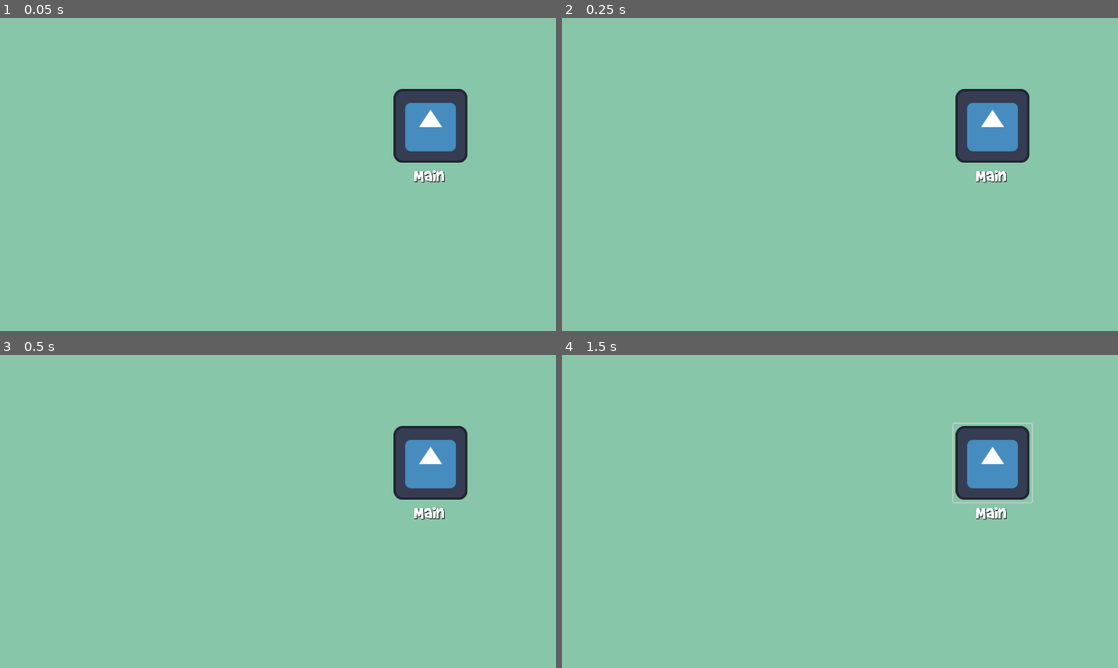
Above: before the commit, frames 1-4 (two rows, left to right).
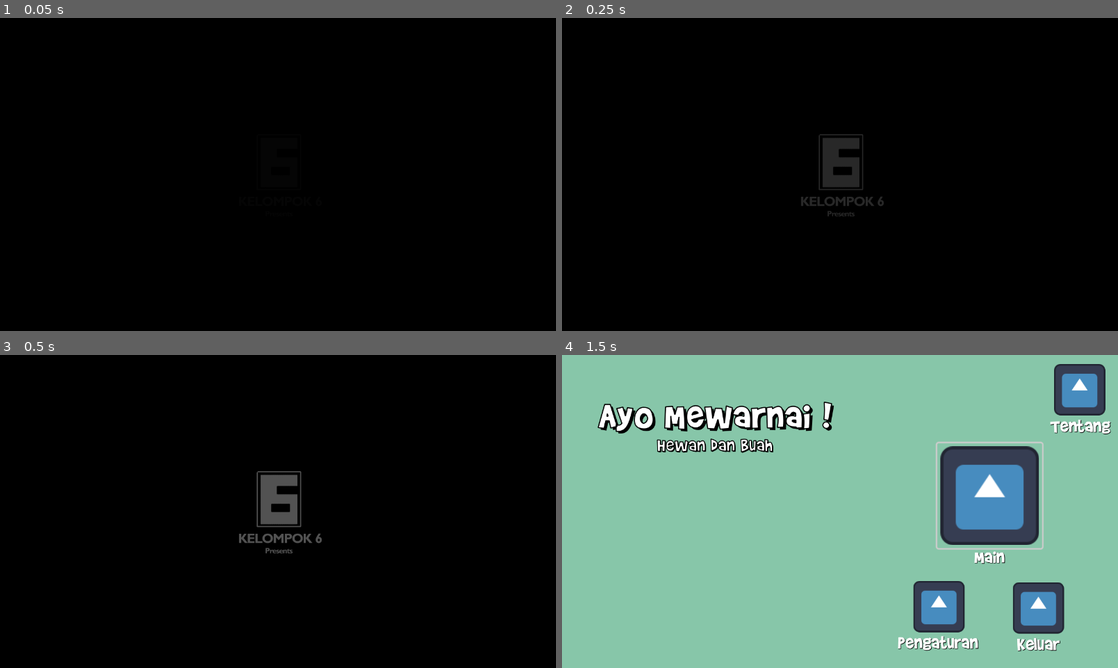
Above: after the commit, the same moments.

Repository: mziyadrahmani/Project-Tekmed-Kelompok-6
Game: Godot game, scene res://Mainmenu/splash.tscn
The game is run twice, just before and just after one commit, with the same random seed, the same clock (stepped at 60 frames per second) and the same inputs. Before the commit the project starts from res://Mainmenu/mainmenu.tscn. The engine's default icon, where the game draws it, is replaced by a stand-in: a white triangle on a blue panel in a dark square.
Inputs (mouse positions are in pixels of both pictures, inside the frame that each line leads up to):
- Up to frame 1 (0.05 s): no input
- Up to frame 2 (0.25 s): no input
- Up to frame 3 (0.5 s): no input
- Up to frame 4 (1.5 s): click (990, 461) at 0.52 s; click (990, 495) at 1.27 s

The runs differ from the first frame. In frame 1, 100% of the frame differs, in the area x 0-100%, y 0-100%; in frame 2, 100%; in frame 3, 100%; in frame 4, 15%.

Commit message:
2nd

Diff:
--- /dev/null
+++ b/Mainmenu/Pengaturan.gd
@@ -0,0 +1,6 @@
+extends Control
+
+
+
+func _on_button_button_up():
+	$Settings.visible = true;
--- /dev/null
+++ b/Mainmenu/Settings/Settings.gd
@@ -0,0 +1,15 @@
+extends Control
+
+
+# Called when the node enters the scene tree for the first time.
+func _ready():
+	pass # Replace with function body.
+
+
+# Called every frame. 'delta' is the elapsed time since the previous frame.
+func _process(delta):
+	pass
+
+
+func _on_kembali_button_up():
+	visible = false;
--- /dev/null
+++ b/Mainmenu/Settings/Settings.tscn
@@ -0,0 +1,114 @@
+[gd_scene load_steps=3 format=3 uid="uid://faceumod6kuk"]
+
+[ext_resource type="Script" path="res://Mainmenu/Settings/Settings.gd" id="1_8tpsr"]
+[ext_resource type="Theme" uid="uid://dgx0l2ofu1ds4" path="res://Mainmenu/maintheme.tres" id="1_ubafa"]
+
+[node name="Settings" type="Control"]
+layout_mode = 3
+anchors_preset = 15
+anchor_right = 1.0
+anchor_bottom = 1.0
+grow_horizontal = 2
+grow_vertical = 2
+script = ExtResource("1_8tpsr")
+
+[node name="ColorRect" type="ColorRect" parent="."]
+offset_left = -502.0
+offset_top = -191.0
+offset_right = 1994.0
+offset_bottom = 911.0
+color = Color(0.611765, 0.717647, 0.894118, 1)
+
+[node name="Label" type="Label" parent="."]
+layout_mode = 1
+anchors_preset = 5
+anchor_left = 0.5
+anchor_right = 0.5
+offset_left = -145.0
+offset_top = 28.0
+offset_right = 145.0
+offset_bottom = 113.0
+grow_horizontal = 2
+theme = ExtResource("1_ubafa")
+theme_override_font_sizes/font_size = 71
+text = "Pengaturan"
+
+[node name="VBoxContainer" type="VBoxContainer" parent="."]
+layout_mode = 1
+anchors_preset = 8
+anchor_left = 0.5
+anchor_top = 0.5
+anchor_right = 0.5
+anchor_bottom = 0.5
+offset_left = -365.0
+offset_top = -115.0
+offset_right = 365.0
+offset_bottom = 255.0
+grow_horizontal = 2
+grow_vertical = 2
+
+[node name="Label2" type="Label" parent="VBoxContainer"]
+layout_mode = 2
+theme = ExtResource("1_ubafa")
+theme_override_font_sizes/font_size = 71
+text = "Musik"
+
+[node name="CheckButton" type="CheckButton" parent="VBoxContainer/Label2"]
+layout_mode = 1
+anchors_preset = 6
+anchor_left = 1.0
+anchor_top = 0.5
+anchor_right = 1.0
+anchor_bottom = 0.5
+offset_left = -163.0
+offset_top = -80.5
+offset_right = -0.999939
+offset_bottom = 77.5
+grow_horizontal = 0
+grow_vertical = 2
+scale = Vector2(0.672112, 0.672112)
+pivot_offset = Vector2(81.8317, 72.1606)
+button_pressed = true
+
+[node name="Label3" type="Label" parent="VBoxContainer"]
+layout_mode = 2
+theme = ExtResource("1_ubafa")
+theme_override_font_sizes/font_size = 71
+text = "Efek Suara
+"
+
+[node name="CheckButton2" type="CheckButton" parent="VBoxContainer/Label3"]
+layout_mode = 1
+anchors_preset = 8
+anchor_left = 0.5
+anchor_top = 0.5
+anchor_right = 0.5
+anchor_bottom = 0.5
+offset_left = 202.0
+offset_top = -79.0
+offset_right = 364.0
+offset_bottom = 79.0
+grow_horizontal = 2
+grow_vertical = 2
+scale = Vector2(0.672112, 0.672112)
+pivot_offset = Vector2(81.8317, 72.1606)
+button_pressed = true
+
+[node name="Kembali" type="Button" parent="."]
+layout_mode = 1
+anchors_preset = 8
+anchor_left = 0.5
+anchor_top = 0.5
+anchor_right = 0.5
+anchor_bottom = 0.5
+offset_left = -82.5
+offset_top = 212.0
+offset_right = 82.5
+offset_bottom = 291.0
+grow_horizontal = 2
+grow_vertical = 2
+theme = ExtResource("1_ubafa")
+theme_override_font_sizes/font_size = 59
+text = "Kembali"
+
+[connection signal="button_up" from="Kembali" to="." method="_on_kembali_button_up"]
--- a/Mainmenu/mainmenu.tscn
+++ b/Mainmenu/mainmenu.tscn
@@ -1,7 +1,10 @@
-[gd_scene load_steps=3 format=3 uid="uid://bp5rl2ydy7xlw"]
+[gd_scene load_steps=6 format=3 uid="uid://bp5rl2ydy7xlw"]
 
 [ext_resource type="Theme" uid="uid://dgx0l2ofu1ds4" path="res://Mainmenu/maintheme.tres" id="1_oh0t4"]
 [ext_resource type="Texture2D" uid="uid://dfanxl0hhnc1c" path="res://icon.svg" id="2_30lpi"]
+[ext_resource type="Texture2D" uid="uid://obpx6iottl0o" path="res://Mainmenu/logo prj kel6.png" id="3_7eklf"]
+[ext_resource type="Script" path="res://Mainmenu/Pengaturan.gd" id="3_u8hxn"]
+[ext_resource type="PackedScene" uid="uid://faceumod6kuk" path="res://Mainmenu/Settings/Settings.tscn" id="4_8gd1m"]
 
 [node name="Control" type="Control"]
 layout_mode = 3
@@ -22,16 +25,18 @@
 
 [node name="Main" type="Control" parent="."]
 anchors_preset = 0
-offset_left = 901.0
-offset_top = 158.0
-offset_right = 941.0
-offset_bottom = 198.0
+offset_left = 897.0
+offset_top = 260.0
+offset_right = 937.0
+offset_bottom = 300.0
 
 [node name="Button" type="Button" parent="Main"]
 layout_mode = 0
-offset_right = 136.0
-offset_bottom = 136.0
-scale = Vector2(1.32744, 1.32744)
+offset_left = -33.0
+offset_top = -57.0
+offset_right = 103.0
+offset_bottom = 79.0
+scale = Vector2(1.77352, 1.77352)
 theme = ExtResource("1_oh0t4")
 icon = ExtResource("2_30lpi")
 flat = true
@@ -47,25 +52,97 @@
 
 [node name="Tentang" type="Control" parent="."]
 anchors_preset = 0
-offset_left = 901.0
-offset_top = 158.0
-offset_right = 941.0
-offset_bottom = 198.0
+offset_left = 1129.0
+offset_top = 17.0
+offset_right = 1169.0
+offset_bottom = 57.0
 
 [node name="Button" type="Button" parent="Tentang"]
 layout_mode = 0
 offset_right = 136.0
 offset_bottom = 136.0
-scale = Vector2(1.32744, 1.32744)
+scale = Vector2(0.923004, 0.923004)
 theme = ExtResource("1_oh0t4")
 icon = ExtResource("2_30lpi")
 flat = true
 
 [node name="Label" type="Label" parent="Tentang"]
 layout_mode = 0
+offset_left = -4.0
+offset_top = 118.0
+offset_right = 132.0
+offset_bottom = 172.0
+theme = ExtResource("1_oh0t4")
+text = "Tentang"
+horizontal_alignment = 1
+vertical_alignment = 1
+
+[node name="Keluar" type="Control" parent="."]
+anchors_preset = 0
+offset_left = 1034.0
+offset_top = 519.0
+offset_right = 1074.0
+offset_bottom = 559.0
+
+[node name="Button" type="Button" parent="Keluar"]
+layout_mode = 0
+offset_right = 136.0
+offset_bottom = 136.0
+scale = Vector2(0.923004, 0.923004)
+theme = ExtResource("1_oh0t4")
+icon = ExtResource("2_30lpi")
+flat = true
+
+[node name="Label" type="Label" parent="Keluar"]
+layout_mode = 0
+offset_left = -4.0
+offset_top = 118.0
+offset_right = 132.0
+offset_bottom = 172.0
+theme = ExtResource("1_oh0t4")
+text = "Keluar"
+horizontal_alignment = 1
+vertical_alignment = 1
+
+[node name="Pengaturan" type="Control" parent="."]
+anchors_preset = 0
+offset_left = 805.0
+offset_top = 516.0
+offset_right = 845.0
+offset_bottom = 556.0
+script = ExtResource("3_u8hxn")
+
+[node name="Button" type="Button" parent="Pengaturan"]
+layout_mode = 0
+offset_right = 136.0
+offset_bottom = 136.0
+scale = Vector2(0.923004, 0.923004)
+theme = ExtResource("1_oh0t4")
+icon = ExtResource("2_30lpi")
+flat = true
+
+[node name="Label" type="Label" parent="Pengaturan"]
+layout_mode = 0
+offset_left = -31.0
+offset_top = 117.0
+offset_right = 152.0
+offset_bottom = 171.0
+theme = ExtResource("1_oh0t4")
+text = "Pengaturan"
+horizontal_alignment = 1
+vertical_alignment = 1
+
+[node name="Settings" parent="Pengaturan" instance=ExtResource("4_8gd1m")]
+visible = false
+top_level = true
+layout_mode = 1
+
+[node name="TextureRect" type="TextureRect" parent="."]
+layout_mode = 0
 offset_left = 53.0
-offset_top = 176.0
-offset_right = 122.0
-offset_bottom = 230.0
-theme = ExtResource("1_oh0t4")
-text = "Main"
+offset_top = 48.0
+offset_right = 651.0
+offset_bottom = 326.0
+texture = ExtResource("3_7eklf")
+
+[connection signal="button_up" from="Pengaturan/Button" to="Pengaturan" method="_on_button_button_up"]
--- a/Mainmenu/maintheme.tres
+++ b/Mainmenu/maintheme.tres
@@ -1,9 +1,57 @@
-[gd_resource type="Theme" load_steps=2 format=3 uid="uid://dgx0l2ofu1ds4"]
+[gd_resource type="Theme" load_steps=6 format=3 uid="uid://dgx0l2ofu1ds4"]
 
+[ext_resource type="Texture2D" uid="uid://5j7ask2fdu2d" path="res://Icons/checkOn.png" id="1_5qfmi"]
 [ext_resource type="FontFile" uid="uid://kmkrqsu38n0f" path="res://Mainmenu/BradBunR.ttf" id="1_r8ohg"]
+[ext_resource type="Texture2D" uid="uid://c48xbeslkr1rn" path="res://Icons/checkOff.png" id="2_lq3qn"]
+
+[sub_resource type="StyleBoxEmpty" id="StyleBoxEmpty_oai22"]
+content_margin_left = 6.0
+content_margin_top = 4.0
+content_margin_right = 6.0
+content_margin_bottom = 4.0
+
+[sub_resource type="StyleBoxFlat" id="StyleBoxFlat_udt26"]
+content_margin_left = 4.0
+content_margin_top = 4.0
+content_margin_right = 4.0
+content_margin_bottom = 4.0
+bg_color = Color(1, 1, 1, 0.75)
+draw_center = false
+border_width_left = 2
+border_width_top = 2
+border_width_right = 2
+border_width_bottom = 2
+corner_radius_top_left = 3
+corner_radius_top_right = 3
+corner_radius_bottom_right = 3
+corner_radius_bottom_left = 3
+corner_detail = 5
+expand_margin_left = 2.0
+expand_margin_top = 2.0
+expand_margin_right = 2.0
+expand_margin_bottom = 2.0
 
 [resource]
 default_font = ExtResource("1_r8ohg")
 Button/font_sizes/font_size = 45
+CheckButton/colors/font_color = Color(0.875, 0.875, 0.875, 1)
+CheckButton/colors/font_disabled_color = Color(0.875, 0.875, 0.875, 0.5)
+CheckButton/colors/font_focus_color = Color(0.95, 0.95, 0.95, 1)
+CheckButton/colors/font_hover_color = Color(0.95, 0.95, 0.95, 1)
+CheckButton/colors/font_hover_pressed_color = Color(1, 1, 1, 1)
+CheckButton/colors/font_outline_color = Color(1, 1, 1, 1)
+CheckButton/colors/font_pressed_color = Color(1, 1, 1, 1)
+CheckButton/constants/check_v_offset = 0
+CheckButton/constants/h_separation = 4
+CheckButton/constants/outline_size = 1
+CheckButton/font_sizes/font_size = 16
+CheckButton/icons/checked = ExtResource("1_5qfmi")
+CheckButton/icons/unchecked = ExtResource("2_lq3qn")
+CheckButton/styles/disabled = SubResource("StyleBoxEmpty_oai22")
+CheckButton/styles/focus = SubResource("StyleBoxFlat_udt26")
+CheckButton/styles/hover = SubResource("StyleBoxEmpty_oai22")
+CheckButton/styles/hover_pressed = SubResource("StyleBoxEmpty_oai22")
+CheckButton/styles/normal = SubResource("StyleBoxEmpty_oai22")
+CheckButton/styles/pressed = SubResource("StyleBoxEmpty_oai22")
 Label/colors/font_shadow_color = Color(0, 0, 0, 1)
 Label/font_sizes/font_size = 45
--- /dev/null
+++ b/Mainmenu/splash.gd
@@ -0,0 +1,13 @@
+extends Control
+
+
+func _input(_event):
+	if Input.is_anything_pressed() :
+		get_tree().change_scene_to_file("res://Mainmenu/mainmenu.tscn")
+func _ready():
+	$ColorRect2.visible = true
+	$AnimationPlayer.play("FadeIn")
+	await get_tree().create_timer(1.5).timeout
+	$AnimationPlayer.play("FadeOut")
+	await get_tree().create_timer(1.5).timeout
+	get_tree().change_scene_to_file("res://Mainmenu/mainmenu.tscn")
--- /dev/null
+++ b/Mainmenu/splash.tscn
@@ -0,0 +1,106 @@
+[gd_scene load_steps=7 format=3 uid="uid://boocl8mmw1yxp"]
+
+[ext_resource type="Script" path="res://Mainmenu/splash.gd" id="1_clv43"]
+[ext_resource type="Texture2D" uid="uid://cditn3x4vjvm1" path="res://Mainmenu/kel6 logo.png" id="2_3rdvk"]
+
+[sub_resource type="Animation" id="Animation_u5fmx"]
+length = 0.001
+tracks/0/type = "value"
+tracks/0/imported = false
+tracks/0/enabled = true
+tracks/0/path = NodePath("ColorRect2:color")
+tracks/0/interp = 1
+tracks/0/loop_wrap = true
+tracks/0/keys = {
+"times": PackedFloat32Array(0),
+"transitions": PackedFloat32Array(1),
+"update": 0,
+"values": [Color(0, 0, 0, 1)]
+}
+
+[sub_resource type="Animation" id="Animation_cqqlg"]
+resource_name = "FadeOut"
+length = 1.5
+tracks/0/type = "value"
+tracks/0/imported = false
+tracks/0/enabled = true
+tracks/0/path = NodePath("ColorRect2:color")
+tracks/0/interp = 1
+tracks/0/loop_wrap = true
+tracks/0/keys = {
+"times": PackedFloat32Array(0, 1.5),
+"transitions": PackedFloat32Array(1, 1),
+"update": 0,
+"values": [Color(0, 0, 0, 0), Color(0, 0, 0, 1)]
+}
+
+[sub_resource type="Animation" id="Animation_h1knn"]
+resource_name = "FadeIn"
+length = 1.5
+tracks/0/type = "value"
+tracks/0/imported = false
+tracks/0/enabled = true
+tracks/0/path = NodePath("ColorRect2:color")
+tracks/0/interp = 1
+tracks/0/loop_wrap = true
+tracks/0/keys = {
+"times": PackedFloat32Array(0, 1.5),
+"transitions": PackedFloat32Array(1, 1),
+"update": 0,
+"values": [Color(0, 0, 0, 1), Color(0, 0, 0, 0)]
+}
+
+[sub_resource type="AnimationLibrary" id="AnimationLibrary_2h8dp"]
+_data = {
+"FadeIn": SubResource("Animation_h1knn"),
+"FadeOut": SubResource("Animation_cqqlg"),
+"RESET": SubResource("Animation_u5fmx")
+}
+
+[node name="Splash" type="Control"]
+layout_mode = 3
+anchors_preset = 15
+anchor_right = 1.0
+anchor_bottom = 1.0
+grow_horizontal = 2
+grow_vertical = 2
+script = ExtResource("1_clv43")
+
+[node name="ColorRect" type="ColorRect" parent="."]
+layout_mode = 0
+offset_left = -515.0
+offset_top = -321.0
+offset_right = 1778.0
+offset_bottom = 1012.0
+color = Color(0, 0, 0, 1)
+
+[node name="kel6" type="TextureRect" parent="."]
+layout_mode = 1
+anchors_preset = 8
+anchor_left = 0.5
+anchor_top = 0.5
+anchor_right = 0.5
+anchor_bottom = 0.5
+offset_left = -256.0
+offset_top = -256.0
+offset_right = 256.0
+offset_bottom = 256.0
+grow_horizontal = 2
+grow_vertical = 2
+scale = Vector2(0.523374, 0.523374)
+pivot_offset = Vector2(259.479, 251.921)
+texture = ExtResource("2_3rdvk")
+
+[node name="ColorRect2" type="ColorRect" parent="."]
+visible = false
+layout_mode = 0
+offset_left = -515.0
+offset_top = -321.0
+offset_right = 1778.0
+offset_bottom = 1012.0
+color = Color(0, 0, 0, 1)
+
+[node name="AnimationPlayer" type="AnimationPlayer" parent="."]
+libraries = {
+"": SubResource("AnimationLibrary_2h8dp")
+}
--- a/project.godot
+++ b/project.godot
@@ -11,7 +11,7 @@
 [application]
 
 config/name="Project Tekmed"
-run/main_scene="res://Mainmenu/mainmenu.tscn"
+run/main_scene="res://Mainmenu/splash.tscn"
 config/features=PackedStringArray("4.2", "GL Compatibility")
 config/icon="res://icon.svg"
 
Binary file added: Icons/checkOff.png
Not shown, added: Icons/checkOff.png.import
Binary file added: Icons/checkOn.png
Not shown, added: Icons/checkOn.png.import
Binary file added: Mainmenu/cropped-logo-uniska-ok.png
Not shown, added: Mainmenu/cropped-logo-uniska-ok.png.import
Binary file added: Mainmenu/kel6 logo.png
Not shown, added: Mainmenu/kel6 logo.png.import
Binary file added: Mainmenu/logo prj kel6.png
Not shown, added: Mainmenu/logo prj kel6.png.import
Not shown, added: Icons/checkOff.png~
Not shown, added: Icons/checkOn.png.kra
(and 2 more such lines)
